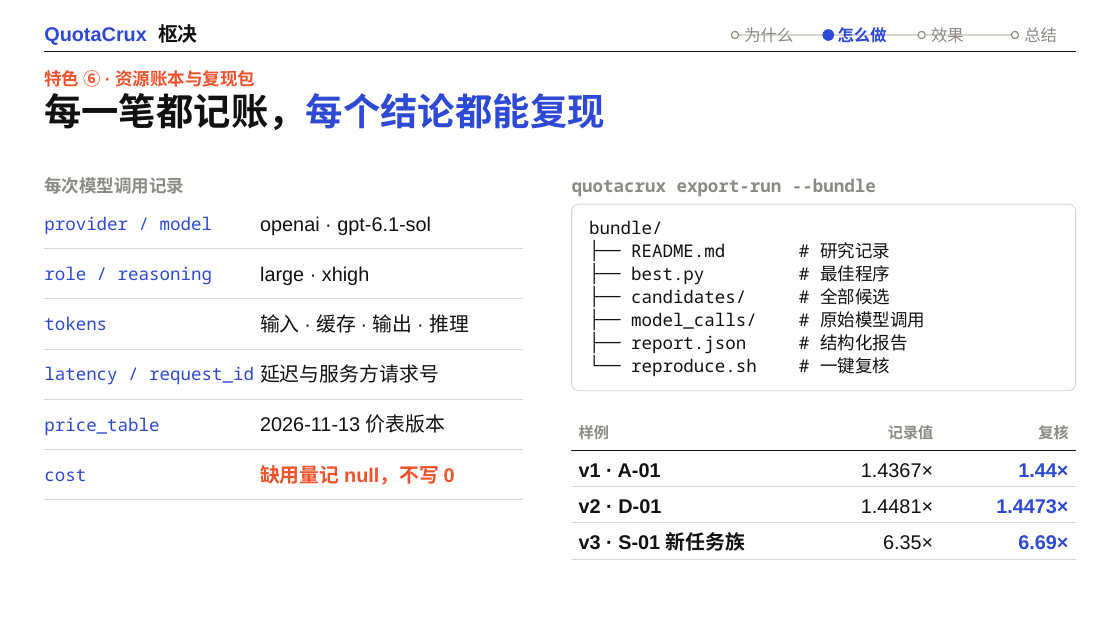
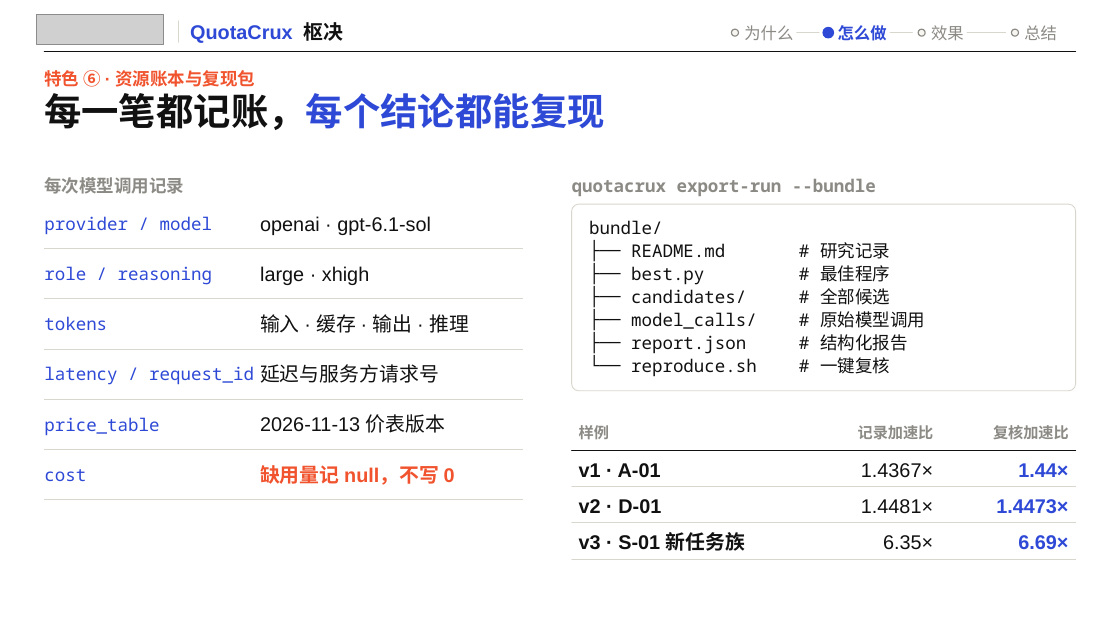
Before and after one commit to bohack-2026-hw/QuotaCrux, a slide deck: slide 12 of docs/presentation/QuotaCrux.pptx. Drawn at 1120x630 pixels with LibreOffice and Linux fonts; fonts in the diff are those of the drawing; grey boxes stand for pictures; background and template pictures are left out. Boxes give left, top, right and bottom in pixels: in the first picture for what was removed or moved away, otherwise in the second. Text is boxed around its words. In the diff, an @@ line names an element or a change of style, - is before the commit and + after.

Commit message:
deck: BoHack intro on the cover and lockup top-left on every slide; centred card text, units on every number, nav gaps, centred cross, no wraps

```diff
--- a/docs/presentation/QuotaCrux.pptx
+++ b/docs/presentation/QuotaCrux.pptx
@@ picture added at (x1=37, y1=14, x2=164, y2=45) @@
@@ line added from (178, 21) to (178, 42), #D9D6CD 1 pt @@
@@ text "QuotaCrux 枢决" moved from (x1=44, y1=24, x2=198, y2=45) to (x1=190, y1=22, x2=344, y2=43) @@
@@ line added from (797, 33) to (819, 33), #D9D6CD 1 pt @@
@@ line moved from (735, 35) - (1015, 35) to (891, 33) - (912, 33) @@
@@ line added from (967, 33) to (1006, 33), #D9D6CD 1 pt @@
@@ text at (x1=858, y1=425, x2=934, y2=440): text changed @@
-记录值
+记录加速比
@@ text at (x1=993, y1=425, x2=1069, y2=439): text changed @@
-复核
+复核加速比
```
Also in this commit, not shown: 21 other slides changed, 6 other files.
